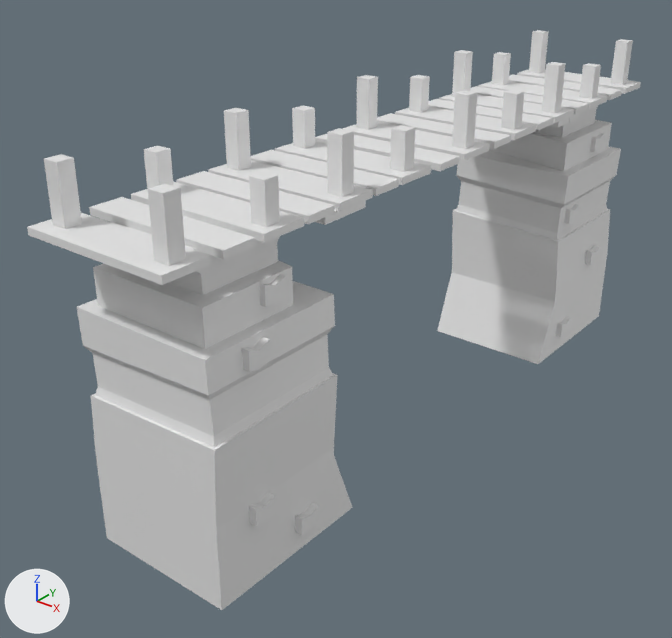
Two versions of the Blender file Unity Project/Obstacle Odyssey/Assets/Resources/SL/Blend/Bridge.blend, one commit apart.
Camera for both pictures: a 50 mm lens placed at (6.92, -10.59, 6.47), pointed at (-0.58, -1.22, 0.66). Arrows for +X, +Y and +Z are at lower left; the lights stay in place.

The older version as bpy lines, for what is in view:
```python
me_cube_046 = bpy.data.meshes.new('Cube.046')
me_cube_046.from_pydata(...)  # 860 vertices, 654 faces; spans x -10.9..10.9, y -73.8..30.3, z -9.0..5.1
ob_cube_002 = bpy.data.objects.new('Cube.002', me_cube_046)
ob_cube_002.location = (-0.02, 1.93, 2.12)
ob_cube_002.scale = (0.102, 0.102, 0.347)
```
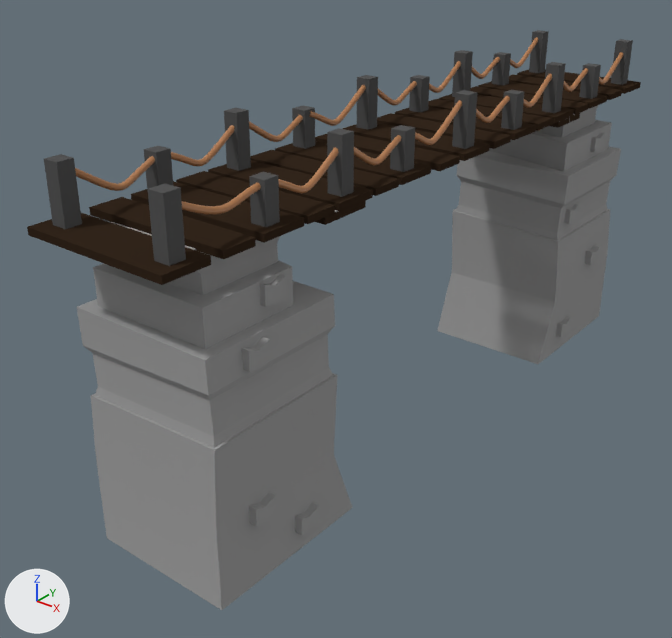
Commit message: Added Bridge Models

Changed parts and their boxes [x1, y1, x2, y2] in the pictures (672 x 638 px; the box of a moved part takes in the faces that stretch with it):
'Cube.002', reshaped, moved, turned, rescaled: [27, 30, 641, 610] in both
part 1 of me_cube_046, moved or reshaped: [437, 105, 621, 364] in both
part 2 of me_cube_046, moved or reshaped (not visible before): after [590, 133, 604, 152]
part 3 of me_cube_046, moved or reshaped (not visible afterwards): before [590, 133, 604, 152]
part 4 of me_cube_046, moved or reshaped: before [556, 317, 571, 337]; after [585, 245, 600, 265]
part 5 of me_cube_046, moved or reshaped (not visible before): after [564, 204, 579, 224]
part 6 of me_cube_046, moved or reshaped: [77, 222, 352, 610] in both
part 7 of me_cube_046, moved or reshaped: before [564, 204, 579, 224]; after [249, 492, 276, 527]
part 8 of me_cube_046, moved or reshaped (not visible before): after [295, 503, 319, 535]
part 9 of me_cube_046, moved or reshaped: before [260, 274, 286, 307]; after [242, 337, 271, 372]
part 10 of me_cube_046, moved or reshaped: before [295, 503, 319, 535]; after [260, 274, 286, 307]
part 11 of me_cube_046, moved or reshaped (not visible afterwards): before [242, 337, 271, 372]
part 12 of me_cube_046, moved or reshaped: before [439, 94, 574, 123]; after [377, 113, 511, 149]
part 13 of me_cube_046, added (brown): after [439, 94, 574, 123]
part 14 of me_cube_046, deleted: before [27, 30, 641, 527]
part 15 of me_cube_046, added: after [27, 30, 641, 337]

Edits to the bpy script that builds the scene:
```text
Change me_cube_046:
    used by ob_cube_002; location = (-0.02, 1.93, 2.12); scale = (0.102, 0.102, 0.347)
    remove me_cube_046.from_pydata(...)  # 860 vertices, 654 faces; spans x -10.9..10.9, y -73.8..30.3, z -9.0..5.1
    add me_cube_046.from_pydata(...)  # 10996 vertices, 9870 faces; spans x -9.3..1.4, y -0.6..1.6, z -4.7..0.2
    me_cube_046 part 1: the loose piece of 62 vertices spanning x -10.1..10.0, y 2.7..25.9, z -9.0..2.9 is multiplied about its middle by the matrix ((0.0, -0.102, 0.0), (0.102, 0.0, 0.0), (0.0, 0.0, 0.347)), then moved by (-7.6, -13.8, 0.4), in mat_rock (grey #9c9c9c)
    me_cube_046 part 2: the loose piece of 17 vertices spanning x -10.6..-9.5, y 10.5..13.6, z -8.2..-7.4 is turned -90 degrees about the z axis through its middle and scaled by 0.116, then moved by (1.9, -10.7, 6.5), in mat_rock (grey #9c9c9c)
    me_cube_046 part 3: the loose piece of 17 vertices spanning x 8.0..9.1, y 17.0..20.1, z 0.3..1.2 is multiplied about its middle by the matrix ((0.0, 0.116, 0.0), (-0.116, 0.0, -0.007), (-0.007, 0.0, 0.116)), then moved by (-16.0, -19.1, -5.0), in mat_rock (grey #9c9c9c)
    me_cube_046 part 4: the loose piece of 17 vertices spanning x 9.9..10.9, y 8.3..11.4, z -8.2..-7.4 is turned 90 degrees about the z axis through its middle and scaled by 0.116, then moved by (-18.5, -8.2, 4.6), in mat_rock (grey #9c9c9c)
    me_cube_046 part 5: the loose piece of 17 vertices spanning x -9.8..-8.7, y -55.5..-52.4, z -2.5..-1.7 is turned -90 degrees about the z axis through its middle and scaled by 0.116, then moved by (2.0, 55.4, -0.2), in mat_rock (grey #9c9c9c)
    me_cube_046 part 6: the loose piece of 62 vertices spanning x -10.0..10.1, y -69.4..-46.2, z -9.0..2.9 is multiplied about its middle by the matrix ((0.0, -0.102, 0.0), (0.102, 0.0, 0.0), (0.0, 0.0, 0.347)), then moved by (-0.3, 58.3, 0.4), in mat_rock (grey #9c9c9c)
    me_cube_046 part 7: the loose piece of 17 vertices spanning x 8.7..9.8, y 8.9..12.0, z -2.5..-1.7 is turned 90 degrees about the z axis through its middle and scaled by 0.116, then moved by (-9.0, -8.9, -1.6), in mat_rock (grey #9c9c9c)
    me_cube_046 part 8: the loose piece of 17 vertices spanning x -9.1..-8.0, y -63.6..-60.5, z 0.3..1.2 is multiplied about its middle by the matrix ((0.0, 0.116, 0.0), (-0.116, 0.0, 0.007), (0.007, 0.0, 0.116)), then moved by (8.1, 63.6, -5.0), in mat_rock (grey #9c9c9c)
    me_cube_046 part 9: the loose piece of 17 vertices spanning x 7.6..8.7, y -59.9..-56.8, z 0.6..1.4 is turned 90 degrees about the z axis through its middle and scaled by 0.116, then moved by (-7.9, 59.9, -2.7), in mat_rock (grey #9c9c9c)
    me_cube_046 part 10: the loose piece of 17 vertices spanning x 9.5..10.6, y -57.2..-54.0, z -8.2..-7.4 is turned 90 degrees about the z axis through its middle and scaled by 0.116, then moved by (-10.3, 57.0, 6.6), in mat_rock (grey #9c9c9c)
    me_cube_046 part 11: the loose piece of 17 vertices spanning x 9.5..10.6, y -64.5..-61.4, z -0.9..-0.1 is turned -90 degrees about the z axis through its middle and scaled by 0.116, then moved by (-10.8, 62.4, -3.8), in mat_rock (grey #9c9c9c)
    me_cube_046 part 12: the loose piece of 8 vertices spanning x -9.5..10.0, y -0.4..5.5, z 2.9..3.1 is turned 90 degrees about the z axis through its middle and scaled by 0.0999, then moved by (-4.9, -2.0, -3.5), in mat_planks (brown #35271d)
    me_cube_046 part 13: a new loose piece, a box spanning x -6.756..-6.146, y -0.451..1.549, z -0.57..-0.479, in mat_planks (brown #35271d)
    me_cube_046 part 14: 60 loose pieces with 490 vertices, spanning x -10.0..10.9, y -73.8..30.3, z -6.5..5.1, are deleted
    me_cube_046 part 15: 10601 vertices added at x -9.3..1.4, y -0.5..1.6, z -4.4..0.2
    me_cube_046 part 16: the surface is now shaded smooth
    add me_cube_046.materials.append(mat_rock)  # grey #9c9c9c
    add me_cube_046.materials.append(mat_planks)  # brown #35271d
    add me_cube_046.materials.append(mat_supportbraces)  # brown #926d42
    add me_cube_046.materials.append(mat_rope)  # brown #b1794d
    add me_cube_046.materials.append(mat_posts)  # dark grey #575757
Change ob_cube_002:
    ob_cube_002.scale: (0.102, 0.102, 0.347) -> (1.0, 1.0, 1.0)
    ob_cube_002.location: (-0.02, 1.93, 2.12) -> (-0.55, -4.26, 3.69)
    ob_cube_002.rotation_euler: (0.0, 0.0, 0.0) -> (0.0, 0.0, -1.571)  # degrees (0, 0, 0) -> degrees (0, 0, -90)
```
